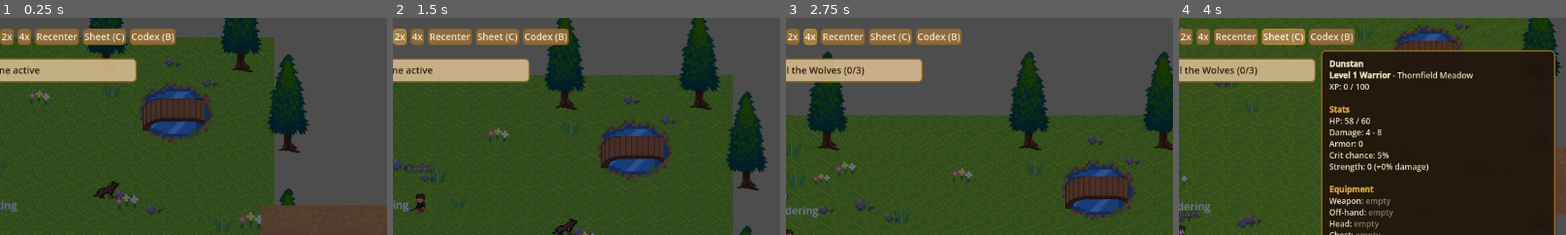
Above: before the commit, frames 1-4 (left to right).
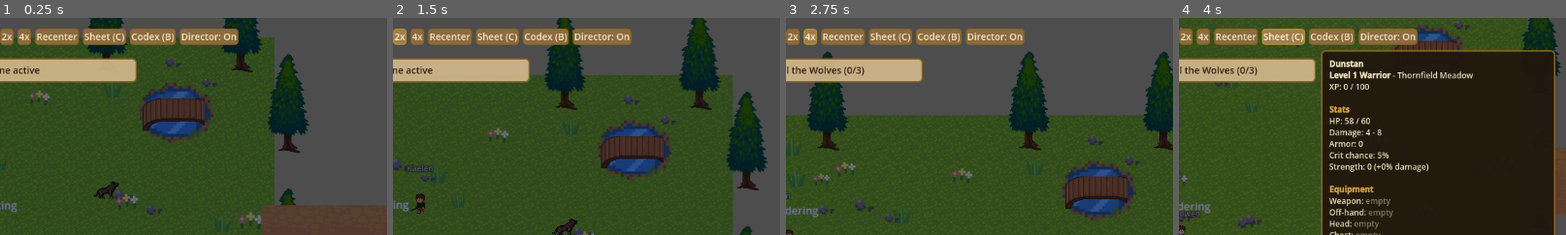
Above: after the commit, the same moments.

Repository: HexaLoid/ai-world-spectator
Game: Godot game, scene res://scenes/Main.tscn
The game is run twice, just before and just after one commit, with the same random seed, the same clock (stepped at 60 frames per second) and the same inputs.
Inputs:
- Up to frame 1 (0.25 s): no input
- Up to frame 2 (1.5 s): click "1x" at 0.5 s; click "2x" at 1.25 s
- Up to frame 3 (2.75 s): click "4x" at 2 s
- Up to frame 4 (4 s): click "Recenter" at 2.75 s; click "Sheet (C)" at 3.5 s
The pictures show only the part of the screen within x 50-100%, y 0-50%; the shares and areas given below are measured in that part.

The runs differ from the first frame. In frame 1, 1.1% of the frame differs, in the area x 46-62%, y 4-13%; in frame 2, 1.1%; in frame 3, 1.1%; in frame 4, 1.1%.

Commit message:
Add boss banner, boss bar, kill slow-mo and Director toggle
Co-Authored-By: Claude Sonnet 5 <noreply@anthropic.com>

Diff:
--- a/scripts/main.gd
+++ b/scripts/main.gd
@@ -6,6 +6,9 @@
 	GameState.damage_dealt.connect(_on_damage_dealt)
 	GameState.hit_landed.connect(_on_hit_landed)
 	add_child(HitFeedback.new())
+	var ui := get_node_or_null("UI")
+	if ui != null:
+		ui.add_child(BossEvents.new())
 
 # Heals still arrive through damage_dealt; damage numbers come from
 # hit_landed, which knows about crits and boss fights.
--- /dev/null
+++ b/scripts/ui/boss_events.gd
@@ -0,0 +1,143 @@
+class_name BossEvents
+extends Control
+
+## Boss presentation: a name banner and a top-center health bar when the
+## character targets a boss, a result banner (Victory / Defeated / Fled), and
+## a brief slow-motion on a boss kill. Built in code, added to the UI by Main.
+
+const HOLD_S := 1.6
+const FADE_S := 0.6
+const ENGAGED_COLOR := Color(1.0, 0.85, 0.3, 1.0)
+const VICTORY_COLOR := Color(1.0, 0.9, 0.35, 1.0)
+const DEFEATED_COLOR := Color(1.0, 0.35, 0.3, 1.0)
+const FLED_COLOR := Color(0.75, 0.85, 1.0, 1.0)
+
+var boss: Node2D = null
+var tracking := false
+## Boss instances already announced (a respawned boss is a new instance).
+var announced := {}
+
+var banner: Label
+var bar_panel: Panel
+var bar_name: Label
+var bar: ProgressBar
+var bar_text: Label
+var banner_tween: Tween
+
+func _ready() -> void:
+	mouse_filter = Control.MOUSE_FILTER_IGNORE
+	set_anchors_and_offsets_preset(Control.PRESET_FULL_RECT)
+
+	banner = Label.new()
+	banner.mouse_filter = Control.MOUSE_FILTER_IGNORE
+	banner.anchor_right = 1.0
+	banner.offset_top = 140.0
+	banner.offset_bottom = 190.0
+	banner.horizontal_alignment = HORIZONTAL_ALIGNMENT_CENTER
+	banner.add_theme_font_size_override("font_size", 34)
+	banner.add_theme_constant_override("outline_size", 8)
+	banner.add_theme_color_override("font_outline_color", Color(0, 0, 0, 1))
+	banner.modulate.a = 0.0
+	add_child(banner)
+
+	bar_panel = Panel.new()
+	bar_panel.mouse_filter = Control.MOUSE_FILTER_IGNORE
+	bar_panel.anchor_left = 0.5
+	bar_panel.anchor_right = 0.5
+	bar_panel.offset_left = -200.0
+	bar_panel.offset_right = 200.0
+	bar_panel.offset_top = 104.0
+	bar_panel.offset_bottom = 134.0
+	bar_panel.visible = false
+	add_child(bar_panel)
+
+	# Anchored (not sized) so ProgressBar does not reset its size on setup.
+	bar = ProgressBar.new()
+	bar.mouse_filter = Control.MOUSE_FILTER_IGNORE
+	bar.show_percentage = false
+	bar.set_anchors_and_offsets_preset(Control.PRESET_FULL_RECT)
+	bar.offset_left = 4.0
+	bar.offset_top = 4.0
+	bar.offset_right = -4.0
+	bar.offset_bottom = -4.0
+	var fill := StyleBoxFlat.new()
+	fill.bg_color = Color(0.75, 0.15, 0.12, 1.0)
+	bar.add_theme_stylebox_override("fill", fill)
+	bar_panel.add_child(bar)
+
+	bar_name = Label.new()
+	bar_name.mouse_filter = Control.MOUSE_FILTER_IGNORE
+	bar_name.set_anchors_and_offsets_preset(Control.PRESET_FULL_RECT)
+	bar_name.offset_left = 10.0
+	bar_name.vertical_alignment = VERTICAL_ALIGNMENT_CENTER
+	bar_name.add_theme_font_size_override("font_size", 13)
+	bar_panel.add_child(bar_name)
+
+	bar_text = Label.new()
+	bar_text.mouse_filter = Control.MOUSE_FILTER_IGNORE
+	bar_text.set_anchors_and_offsets_preset(Control.PRESET_FULL_RECT)
+	bar_text.offset_right = -10.0
+	bar_text.horizontal_alignment = HORIZONTAL_ALIGNMENT_RIGHT
+	bar_text.vertical_alignment = VERTICAL_ALIGNMENT_CENTER
+	bar_text.add_theme_font_size_override("font_size", 13)
+	bar_panel.add_child(bar_text)
+
+	GameState.combat_target_changed.connect(_on_target_changed)
+	GameState.boss_event.connect(_on_boss_event)
+
+func _process(_delta: float) -> void:
+	if not tracking:
+		return
+	if not is_instance_valid(boss):
+		_stop_tracking()
+		return
+	bar.value = float(boss.get("hp"))
+	bar_text.text = "%d / %d" % [int(boss.get("hp")), int(boss.get("max_hp"))]
+
+func _on_target_changed(target: Node2D) -> void:
+	# is_instance_valid first: a freed Object compares equal to null.
+	if is_instance_valid(target) and target.has_method("is_boss") and bool(target.call("is_boss")):
+		boss = target
+		tracking = true
+		var boss_name := String(target.get("enemy_name"))
+		bar.max_value = float(target.get("max_hp"))
+		bar_name.text = boss_name
+		bar_panel.visible = true
+		var id := target.get_instance_id()
+		if not announced.has(id):
+			announced[id] = true
+			_show_banner("BOSS - %s" % boss_name, ENGAGED_COLOR)
+	else:
+		_stop_tracking()
+
+func _stop_tracking() -> void:
+	tracking = false
+	boss = null
+	bar_panel.visible = false
+
+func _on_boss_event(kind: String, boss_name: String) -> void:
+	match kind:
+		"victory":
+			_show_banner("VICTORY - %s" % boss_name, VICTORY_COLOR)
+			_slow_motion()
+		"defeated":
+			_show_banner("DEFEATED by %s" % boss_name, DEFEATED_COLOR)
+		"fled":
+			_show_banner("Fled from %s" % boss_name, FLED_COLOR)
+
+func _show_banner(text: String, color: Color) -> void:
+	if banner_tween != null and banner_tween.is_valid():
+		banner_tween.kill()
+	banner.text = text
+	banner.modulate = color
+	banner_tween = create_tween()
+	banner_tween.tween_interval(HOLD_S)
+	banner_tween.tween_property(banner, "modulate:a", 0.0, FADE_S)
+
+func _slow_motion() -> void:
+	if not GameState.fx_enabled or not SpectatorFx.should_slow_kill(true, Engine.time_scale):
+		return
+	Engine.time_scale = SpectatorFx.SLOW_SCALE
+	# process_always = true, process_in_physics = false, ignore_time_scale = true
+	await get_tree().create_timer(SpectatorFx.SLOW_DURATION_S, true, false, true).timeout
+	Engine.time_scale = GameState.user_time_scale
--- a/scripts/ui/speed_control.gd
+++ b/scripts/ui/speed_control.gd
@@ -7,11 +7,25 @@
 @onready var recenter_button: Button = $RecenterButton
 
 func _ready() -> void:
-	pause_button.pressed.connect(func(): Engine.time_scale = 0.0)
-	speed1_button.pressed.connect(func(): Engine.time_scale = 1.0)
-	speed2_button.pressed.connect(func(): Engine.time_scale = 2.0)
-	speed4_button.pressed.connect(func(): Engine.time_scale = 4.0)
+	pause_button.pressed.connect(func(): _set_speed(0.0))
+	speed1_button.pressed.connect(func(): _set_speed(1.0))
+	speed2_button.pressed.connect(func(): _set_speed(2.0))
+	speed4_button.pressed.connect(func(): _set_speed(4.0))
 	recenter_button.pressed.connect(func():
 		if GameState.camera:
 			GameState.camera.recenter()
 	)
+	# Appended after the Sheet and Codex buttons.
+	var director_button := Button.new()
+	director_button.text = "Director: On"
+	director_button.pressed.connect(func():
+		if GameState.camera:
+			var on: bool = GameState.camera.toggle_director()
+			director_button.text = "Director: On" if on else "Director: Off"
+	)
+	add_child(director_button)
+
+## Remembers the human's speed so boss slow-motion can restore it exactly.
+func _set_speed(new_scale: float) -> void:
+	GameState.user_time_scale = new_scale
+	Engine.time_scale = new_scale
Not shown, added: scripts/ui/boss_events.gd.uid
